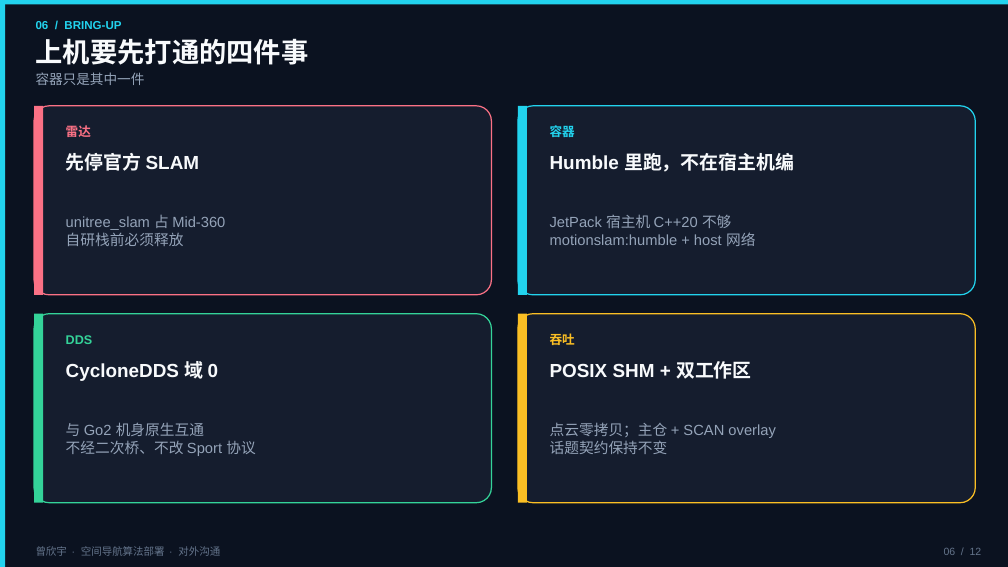
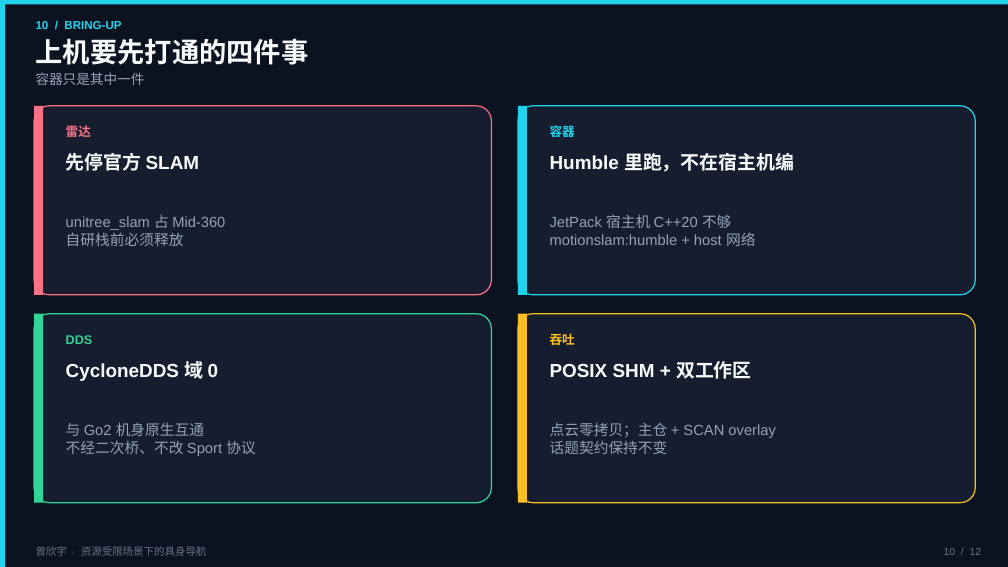
Before and after one commit to zxinyu-robot/MotionSLAM_ws, a slide deck: slide 10 of docs/_inbox/曾欣宇_空间导航算法部署_课展示.pptx (slide 6 before the commit). Drawn at 1008x567 pixels with LibreOffice and Linux fonts; fonts in the diff are those of the drawing. Boxes give left, top, right and bottom in pixels: in the first picture for what was removed or moved away, otherwise in the second. Text is boxed around its words. In the diff, an @@ line names an element or a change of style, - is before the commit and + after.

```diff
--- a/docs/_inbox/曾欣宇_空间导航算法部署_课展示.pptx
+++ b/docs/_inbox/曾欣宇_空间导航算法部署_课展示.pptx
@@ text at [36,21,121,29]: text changed @@
-06 / BRING-UP
+10 / BRING-UP
@@ text at [36,546,207,556]: text changed @@
-曾欣宇 · 空间导航算法部署 · 对外沟通
+曾欣宇 · 资源受限场景下的具身导航
@@ text at [944,548,982,555]: text changed @@
-06 / 12
+10 / 12
```
Also in this commit, not shown: 8 other slides changed, 3 slides added, 3 slides removed.
